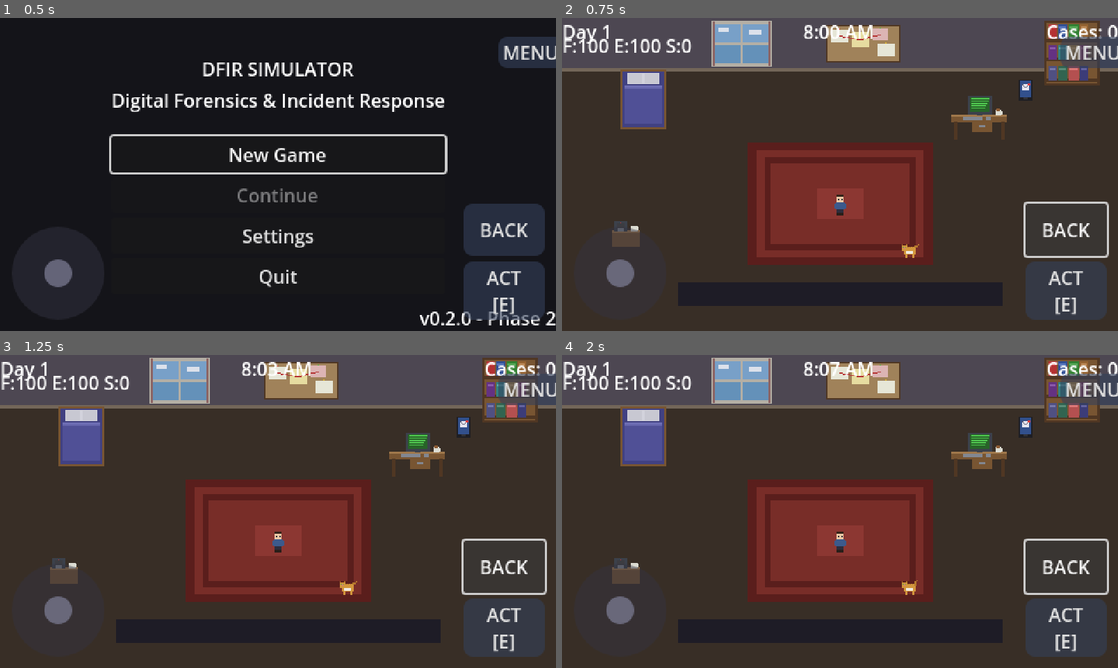
Above: before the commit, frames 1-4 (two rows, left to right).
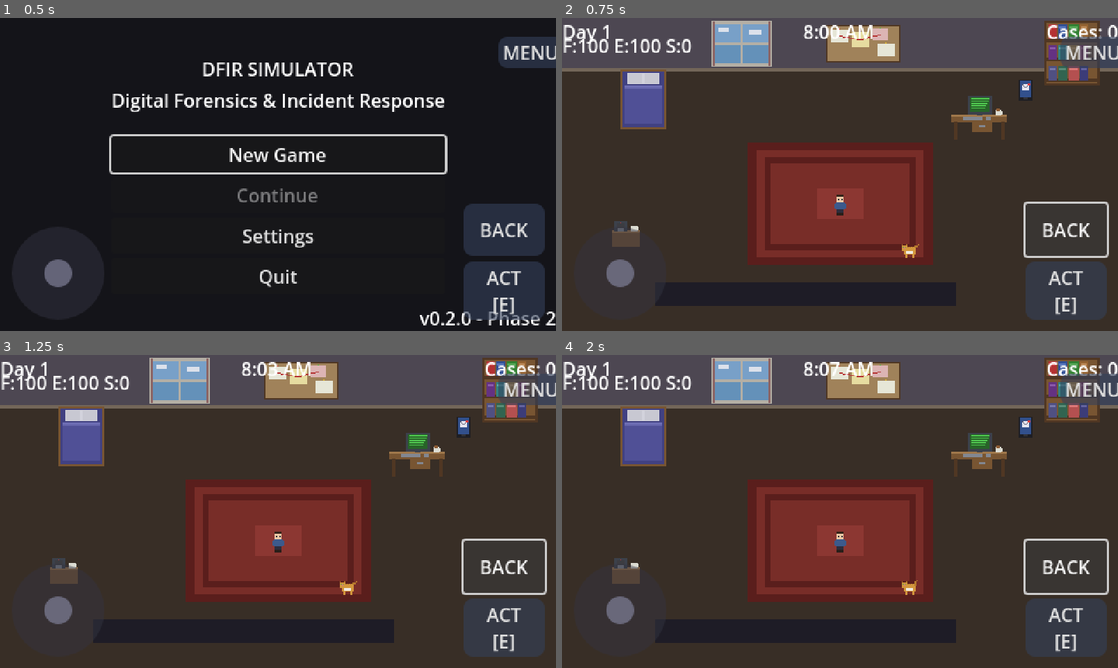
Above: after the commit, the same moments.

Repository: jbeley/dfir-godot
Game: Godot game, scene res://src/scenes/main_menu/main_menu.tscn
Two runs of this game, one before a commit and one after it. Both use one fixed random seed, a clock stepped at 60 frames per second and the inputs below. Sound files missing from this copy of the repository are replaced by a short silence.
Inputs:
- Up to frame 1 (0.5 s): no input
- Up to frame 2 (0.75 s): click "BACK" at 0.5 s
- Up to frame 3 (1.25 s): no input
- Up to frame 4 (2 s): click "BACK" at 1.25 s

Frame 1 is identical in both runs. In frame 2, 0.9% of the frame differs, in the area x 16-80%, y 84-92%; in frame 3, 0.9%; in frame 4, 0.9%.

Commit message:
fix: enlarge hotspots and interact radius for easier mobile use
Desk hotspot: 48x32 -> 64x48
Coffee hotspot: 24x24 -> 36x36
Cat hotspot: radius 14 -> 24
Phone hotspot: 16x18 -> 28x28
Player interact radius: 20 -> 28

Notification bar narrowed to not overlap with ACT button.

https://claude.ai/code/session_012KjAGV9HwsNLnUB9PY2fQ5

Diff:
--- a/src/scenes/office/office.tscn
+++ b/src/scenes/office/office.tscn
@@ -14,7 +14,7 @@
 [ext_resource type="Texture2D" path="res://assets/sprites/office/rug.png" id="11_rug"]
 
 [sub_resource type="RectangleShape2D" id="shape_desk"]
-size = Vector2(48, 32)
+size = Vector2(64, 48)
 
 [sub_resource type="RectangleShape2D" id="shape_board"]
 size = Vector2(64, 20)
@@ -23,13 +23,13 @@
 size = Vector2(40, 52)
 
 [sub_resource type="RectangleShape2D" id="shape_coffee"]
-size = Vector2(24, 24)
+size = Vector2(36, 36)
 
 [sub_resource type="CircleShape2D" id="shape_cat"]
-radius = 14.0
+radius = 24.0
 
 [sub_resource type="RectangleShape2D" id="shape_phone"]
-size = Vector2(16, 18)
+size = Vector2(28, 28)
 
 [sub_resource type="RectangleShape2D" id="shape_hwall"]
 size = Vector2(488, 8)
@@ -198,9 +198,9 @@
 anchors_preset = 5
 anchor_left = 0.5
 anchor_right = 0.5
-offset_left = -140.0
+offset_left = -160.0
 offset_top = 228.0
-offset_right = 140.0
+offset_right = 100.0
 offset_bottom = 248.0
 color = Color(0.1, 0.1, 0.15, 0.85)
 
@@ -209,8 +209,8 @@
 anchors_preset = 5
 anchor_left = 0.5
 anchor_right = 0.5
-offset_left = -138.0
+offset_left = -158.0
 offset_top = 229.0
-offset_right = 138.0
+offset_right = 98.0
 offset_bottom = 247.0
 horizontal_alignment = 1
--- a/src/scenes/office/player.tscn
+++ b/src/scenes/office/player.tscn
@@ -7,7 +7,7 @@
 size = Vector2(10, 8)
 
 [sub_resource type="CircleShape2D" id="shape_interact"]
-radius = 20.0
+radius = 28.0
 
 [node name="Player" type="CharacterBody2D"]
 script = ExtResource("1_player")
